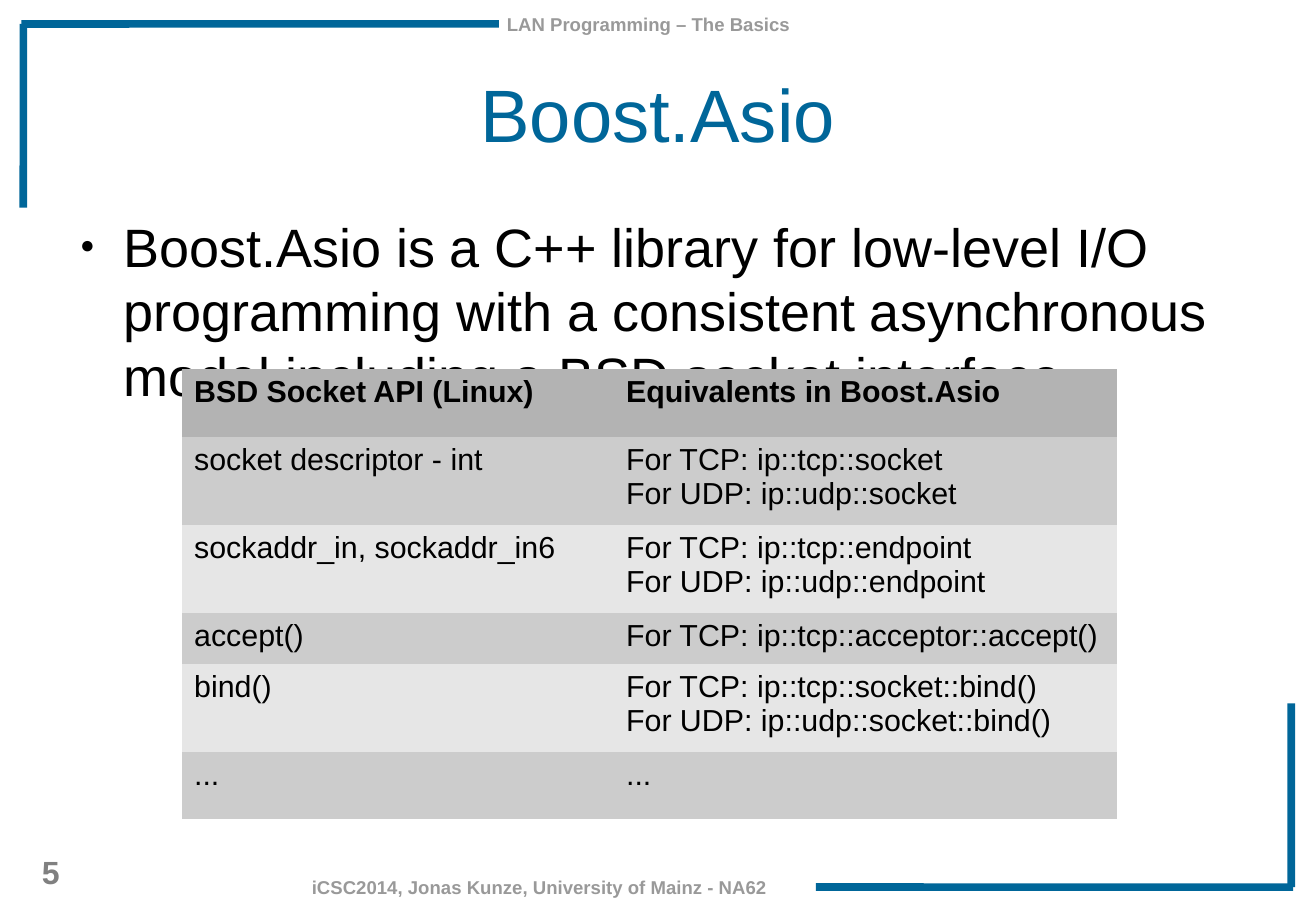
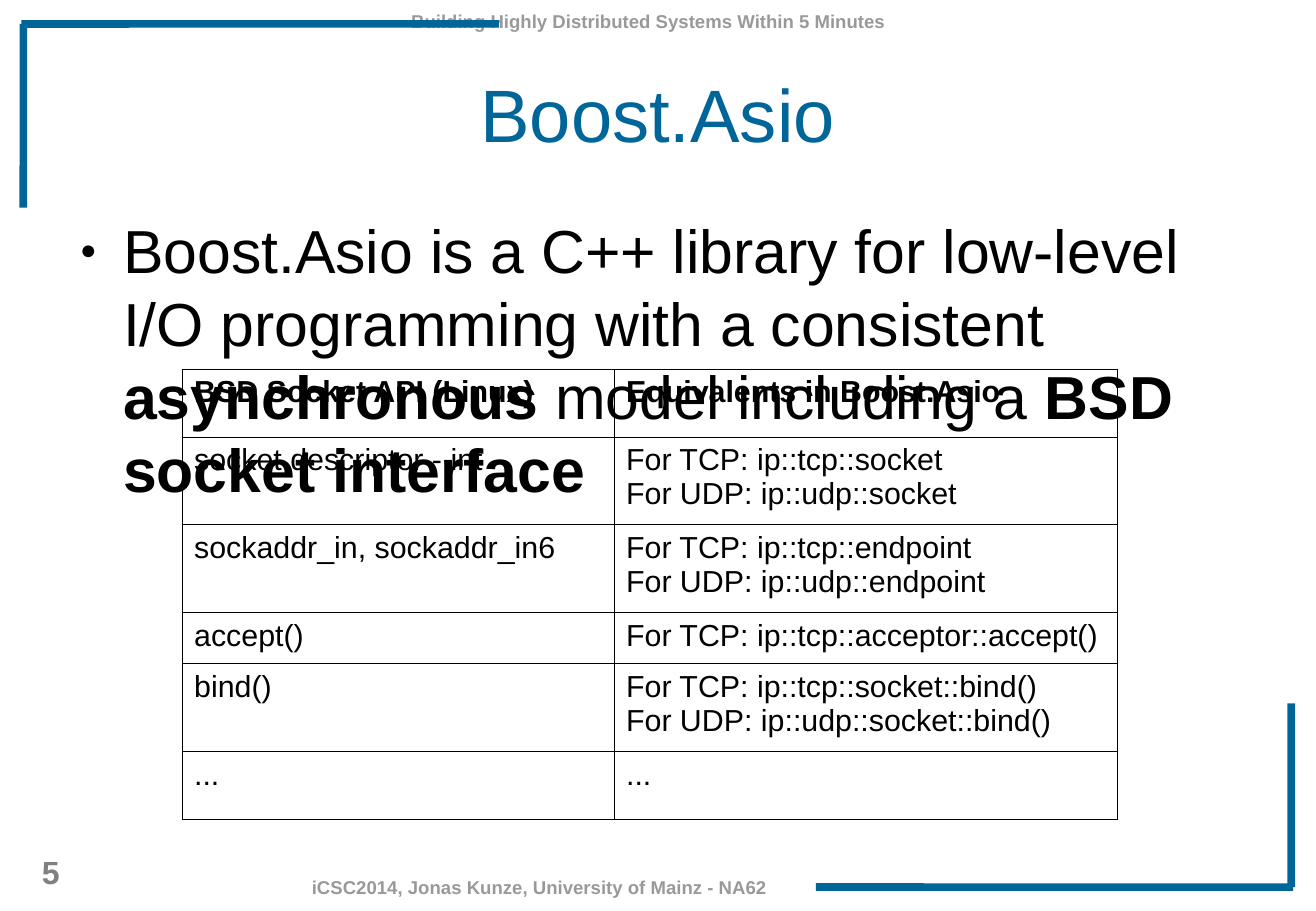
Before and after one commit to JonasKunze/icsc2014, a slide deck: slide 5 of iCSC-2014-Network-Libraries.odp. Drawn at 1316x911 pixels with LibreOffice and Linux fonts; fonts in the diff are those of the drawing; background and template pictures are left out. Boxes give left, top, right and bottom in pixels: in the first picture for what was removed or moved away, otherwise in the second. Text is boxed around its words. In the diff, an @@ line names an element or a change of style, - is before the commit and + after.

Commit message:
Bigger fonts, interruct coalescing plot, summary slides

```diff
--- a/iCSC-2014-Network-Libraries.odp
+++ b/iCSC-2014-Network-Libraries.odp
@@ text at [411, 14, 885, 33]: text changed @@
-LAN Programming – The Basics
+Building Highly Distributed Systems Within 5 Minutes
@@ text "Boost.Asio is a C++ library ..." at [123, 229, 1179, 504]: size 32 to 36 pt; bold on in "asynchronous BSD socket interface" @@
@@ table at [182, 369, 1118, 820] @@
@@ fill #B3B3B3 to none in row 1 @@
@@ fill #CCCCCC to none in 6 cells @@
@@ fill #E6E6E6 to none in 4 cells @@
@@ borders changed @@
```
Also in this commit, not shown: 32 other slides changed, 6 slides added, 14 slides removed, 30 other files.
